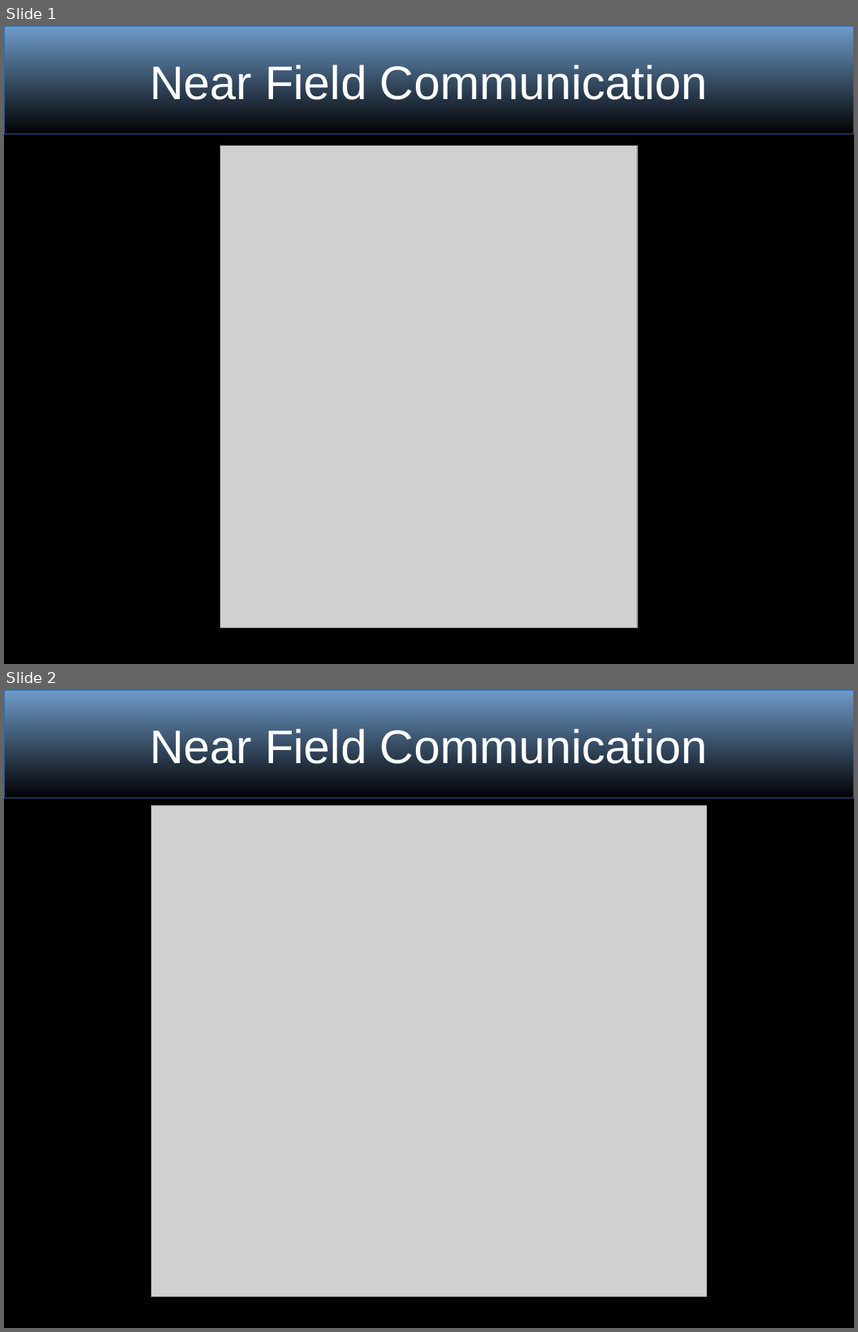
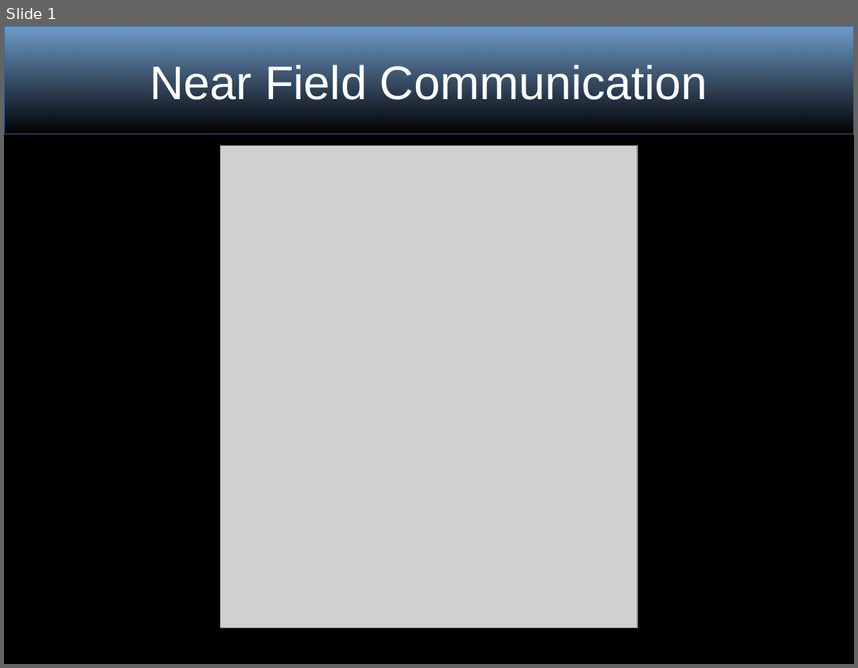
Before and after one commit to joeblankenship1/BRW_ANT_CLASS, a slide deck: NFC_RFID.odp. Shown one above the other, each under a label of ours: slides 1 and 2 before the commit, slide 1 after it. The pictures are 858x1332 and 858x668 pixels, drawn with LibreOffice and Linux fonts; fonts in the diff are those of the drawing; grey boxes stand for pictures; background and template pictures are left out. Boxes give left, top, right and bottom in pixels: in the first picture for what was removed or moved away, otherwise in the second. Text is boxed around its words. In the diff, an @@ line names an element or a change of style, - is before the commit and + after.

```diff
--- a/NFC_RFID.odp
+++ b/NFC_RFID.odp
@@ slide 2 removed at (4, 690, 854, 1328), background #000000; not listed: 1 template element that a slide beside it also shows @@
@@ title removed at (150, 729, 707, 771) @@
-Near Field Communication
@@ picture removed at (152, 806, 706, 1297) @@
```
Also in this commit, not shown: 2 other files.
